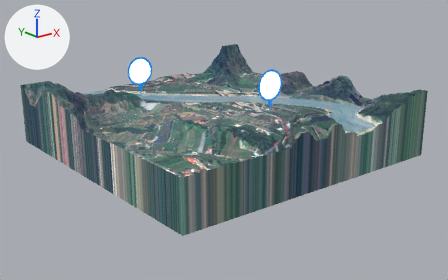
The glTF model src/Model/SRW.glb, before and after one commit.
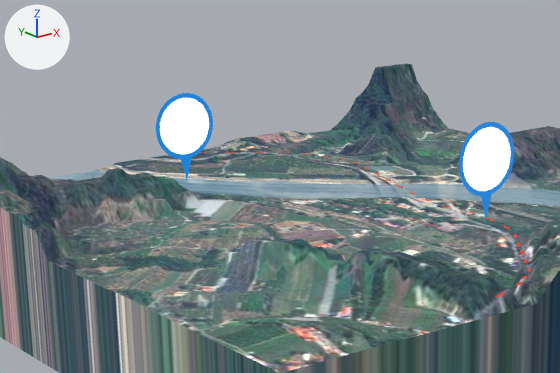
There are two pictures of each version: one whole from a camera (50 mm lens) standing at (-11.53, -14.76, 6.38) and looking at (0.01, -0.35, 0.62), one close up on the part from 13% to 67% of the width and 6% to 63% of the height. Every picture has the same lights, and +X, +Y and +Z are marked at upper left. Where no turn or scale is listed for an object, it has been applied to the vertices.

Names of what the first close-up shows: 'Mark_A', 'Mark_B', 'River', 'Terrain'.
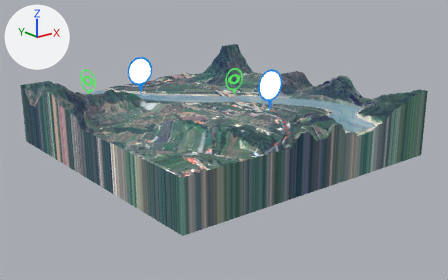
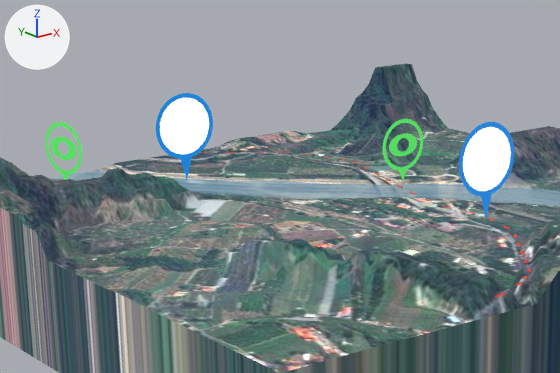
Boxes (x1, y1, x2, y2) around the edits, measured in the close-ups (560 x 373 px):
'Target_A', added: after (383, 119, 423, 180)
'Target_A.001', added: after (46, 122, 82, 180)

What changed in the scene script:
```text
Add me_圓形_001:
    me_圓形_001.from_pydata(...)  # 128 vertices, 128 faces; spans x -0.093..0.093, y -0.349..0.349, z 0.0..0.868
    me_圓形_001.materials.append(mat_m_mark)
Add me_圓形:
    me_圓形.from_pydata(...)  # 128 vertices, 128 faces; spans x -0.361..0.361, y 0.0, z 0.0..0.868
    me_圓形.materials.append(mat_m_mark)
Add ob_target_a_001:
    ob_target_a_001 = bpy.data.objects.new('Target_A.001', me_圓形_001)
    ob_target_a_001.location = (-2.881, 2.879, 1.83)
Add ob_target_a:
    ob_target_a = bpy.data.objects.new('Target_A', me_圓形)
    ob_target_a.location = (0.853, 0.192, 1.83)
```
